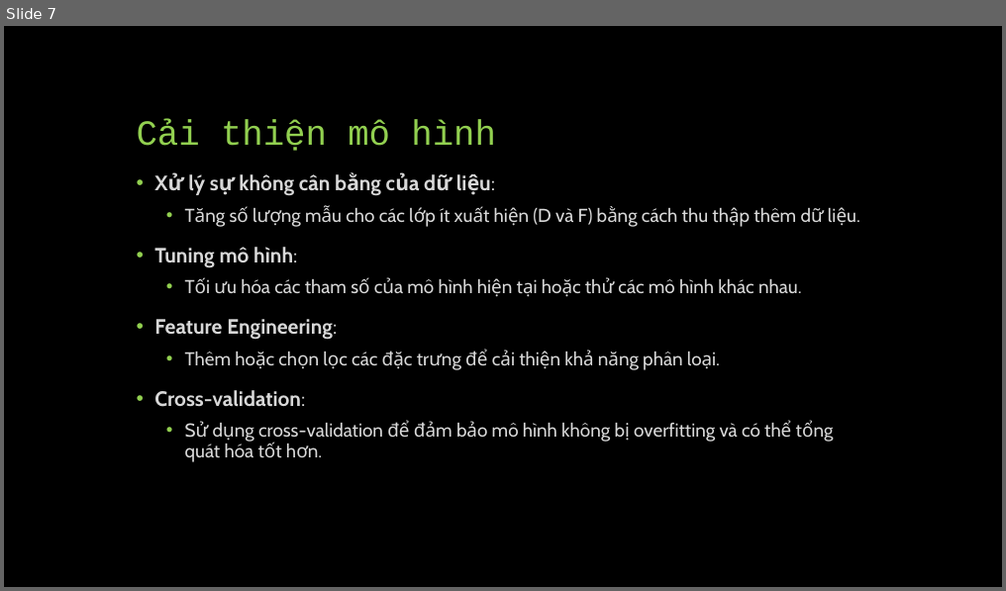
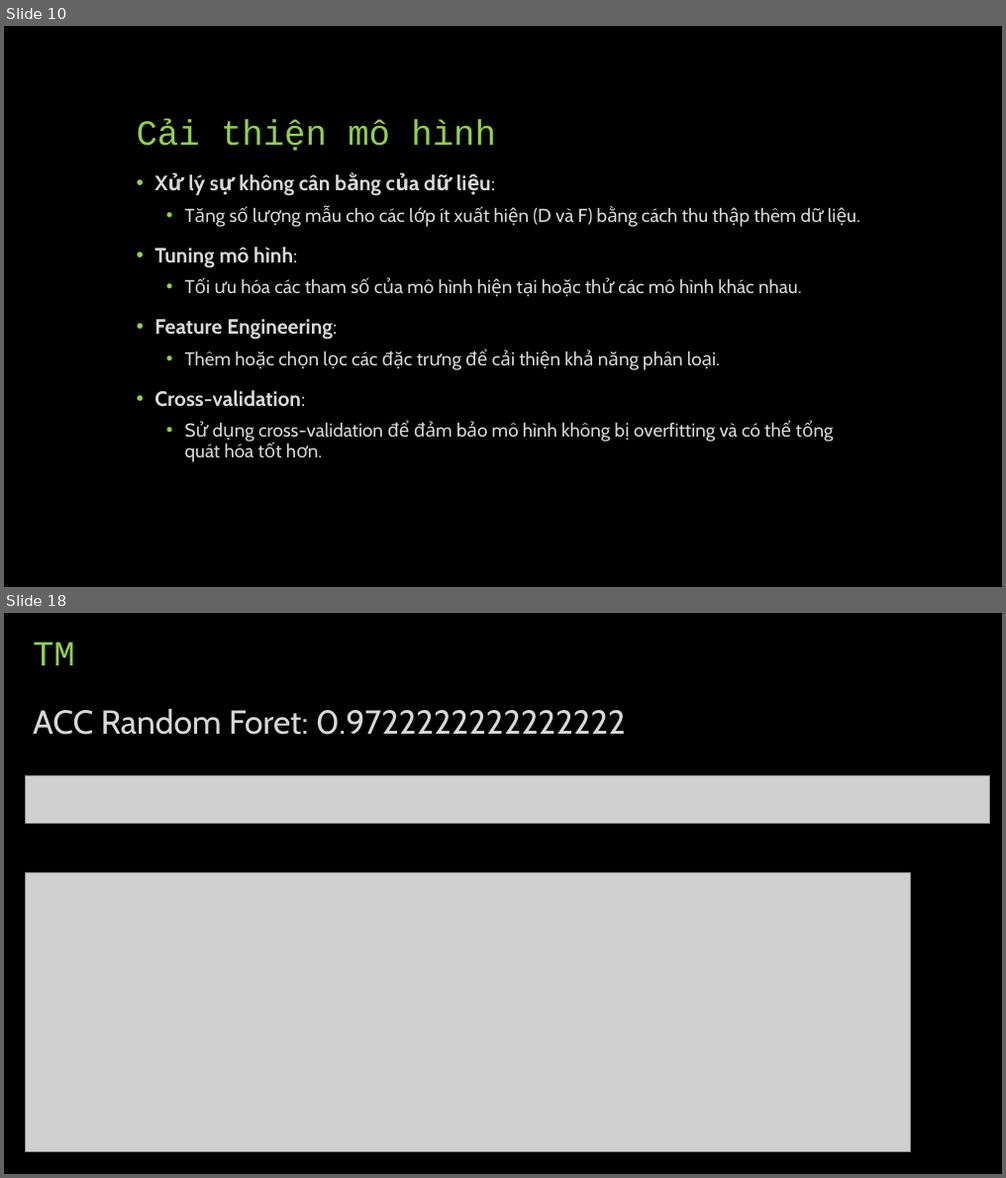
Before and after one commit to quantienquanz/Academic-Impact-Tracker, a slide deck: PPTX/Tuần 4.pptx. Shown one above the other, each under a label of ours: slide 7 before the commit, slides 10 and 18 after it; the slides between them are not shown. The pictures are 1006x591 and 1006x1178 pixels, drawn with LibreOffice and Linux fonts; fonts in the diff are those of the drawing; grey boxes stand for pictures. Boxes give left, top, right and bottom in pixels: in the first picture for what was removed or moved away, otherwise in the second. Text is boxed around its words. In the diff, an @@ line names an element or a change of style, - is before the commit and + after.

```diff
--- a/PPTX/Tuần 4.pptx
+++ b/PPTX/Tuần 4.pptx
@@ slide 18 added at [4,613,1002,1174], background #000000 @@
@@ title added at [33,642,75,665], 34 pt, text #92D050 @@
+TM
@@ text added at [33,708,626,735], 32 pt, text #D8D8D8 @@
+ACC Random Foret: 0.9722222222222222
@@ picture added at [25,776,990,823] @@
@@ picture added at [25,873,910,1152] @@
@@ what was slide 7 is now slide 10 @@
```
Also in this commit, not shown: 5 slides changed, 9 other slides added, 1 slide removed.
